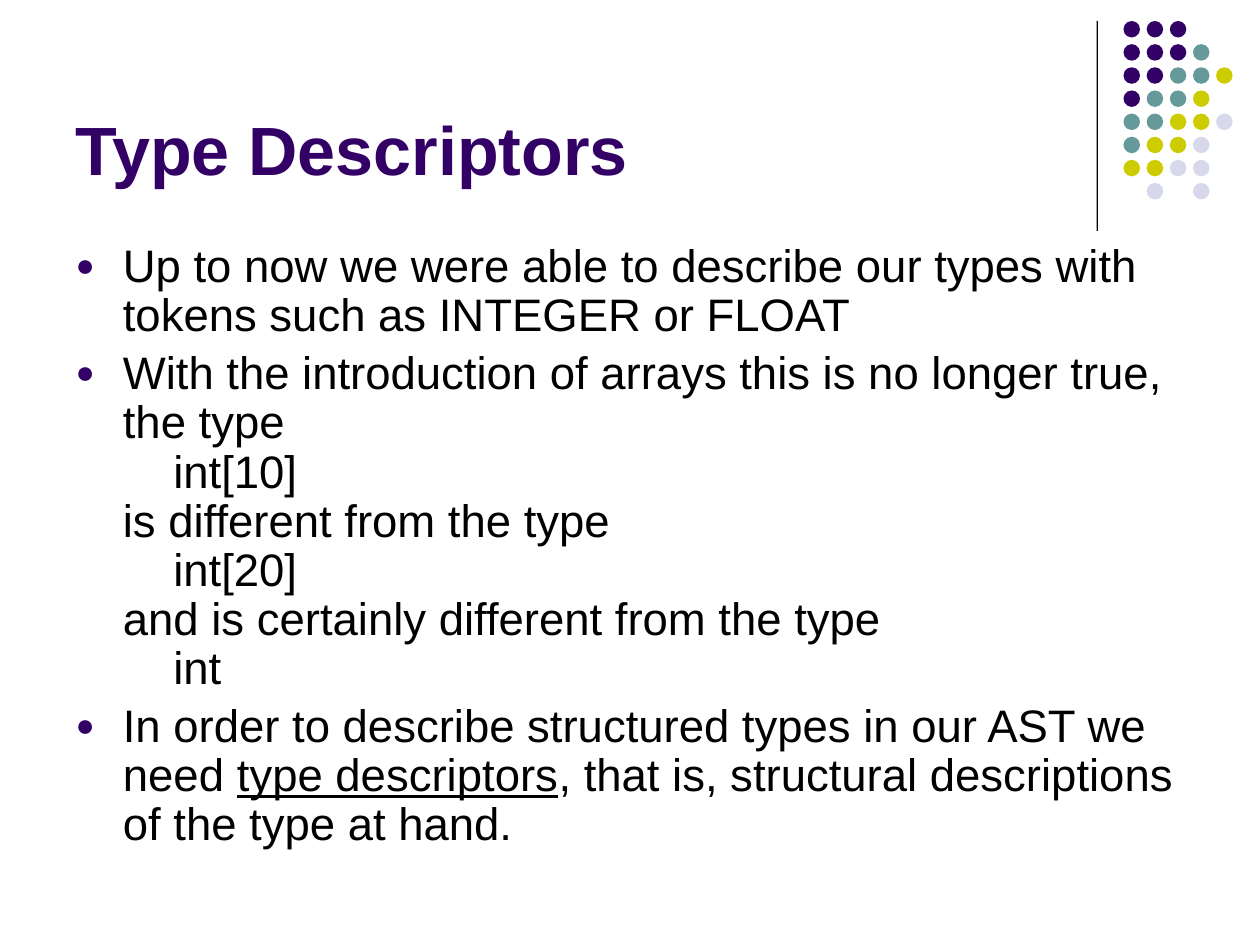
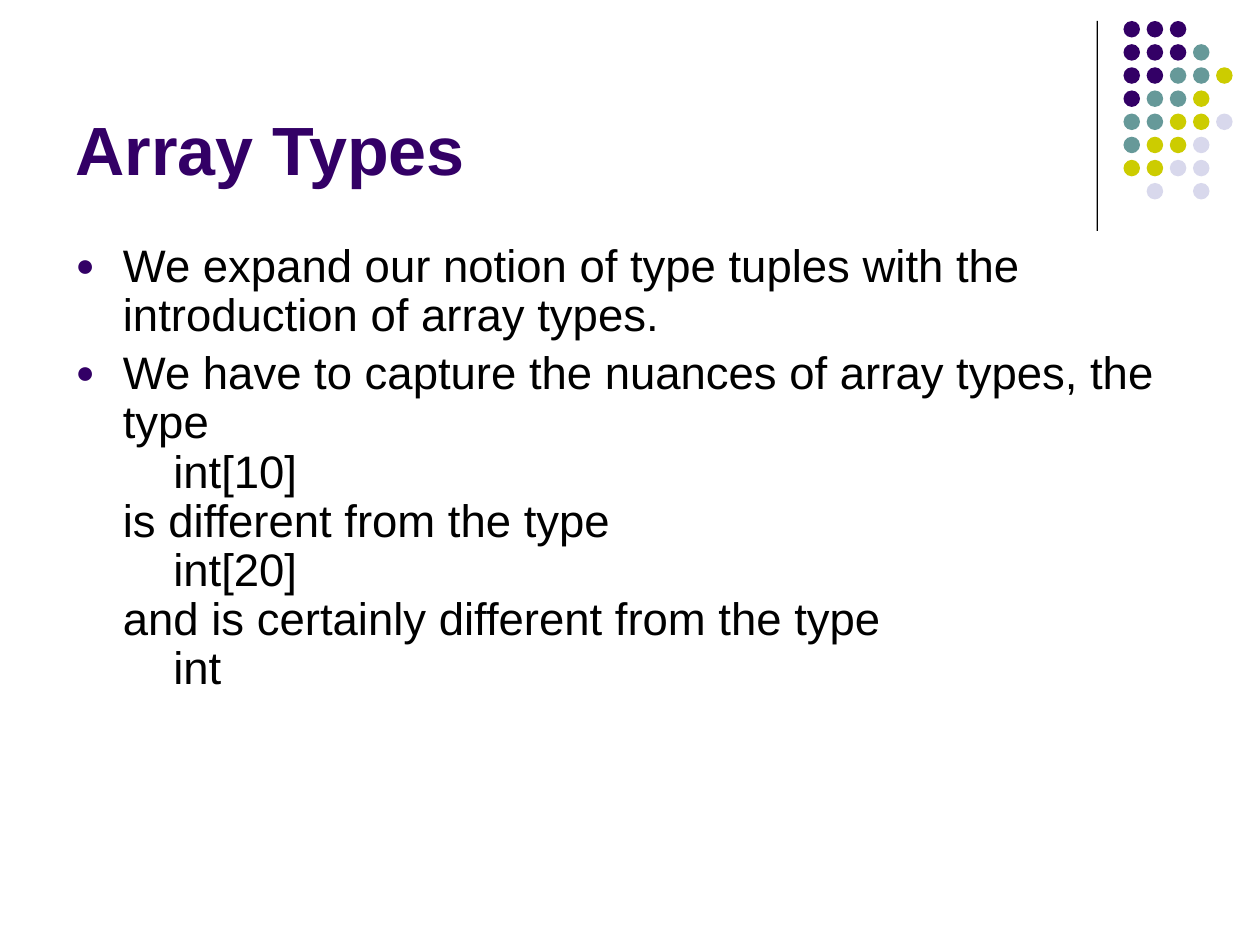
Before and after one commit to lutzhamel/CSC402, a slide deck: slide 5 of notes/csc402-ln020.pptx (slide 4 before the commit). Drawn at 1260x945 pixels with LibreOffice and Linux fonts; fonts in the diff are those of the drawing. Boxes give left, top, right and bottom in pixels: in the first picture for what was removed or moved away, otherwise in the second. Text is boxed around its words. In the diff, an @@ line names an element or a change of style, - is before the commit and + after.

```diff
--- a/notes/csc402-ln020.pptx
+++ b/notes/csc402-ln020.pptx
@@ title at [76,128,465,188]: text changed @@
-Type Descriptors
+Array Types
@@ text at [123,249,1153,685]: text changed @@
-● Up to now we were able to describe our types with tokens such as INTEGER or FLOAT
-● With the introduction of arrays this is no longer true, the type
-  int[10]
-  is different from the type
-  int[20]
-  and is certainly different from the type
-  int
-● In order to describe structured types in our AST we need type descriptors, that is, structural descriptions of the type at hand.
+● We expand our notion of type tuples with the introduction of array types.
+● We have to capture the nuances of array types, the type
+  int[10]
+  is different from the type
+  int[20]
+  and is certainly different from the type
+  int
```
Also in this commit, not shown: 4 other slides changed, 9 slides added, 6 slides removed, 9 other files.
